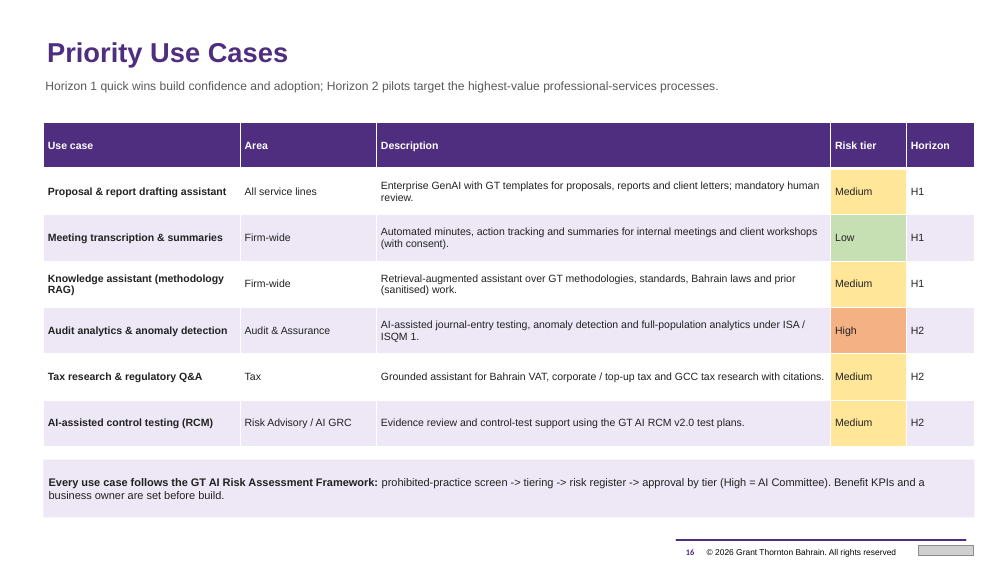
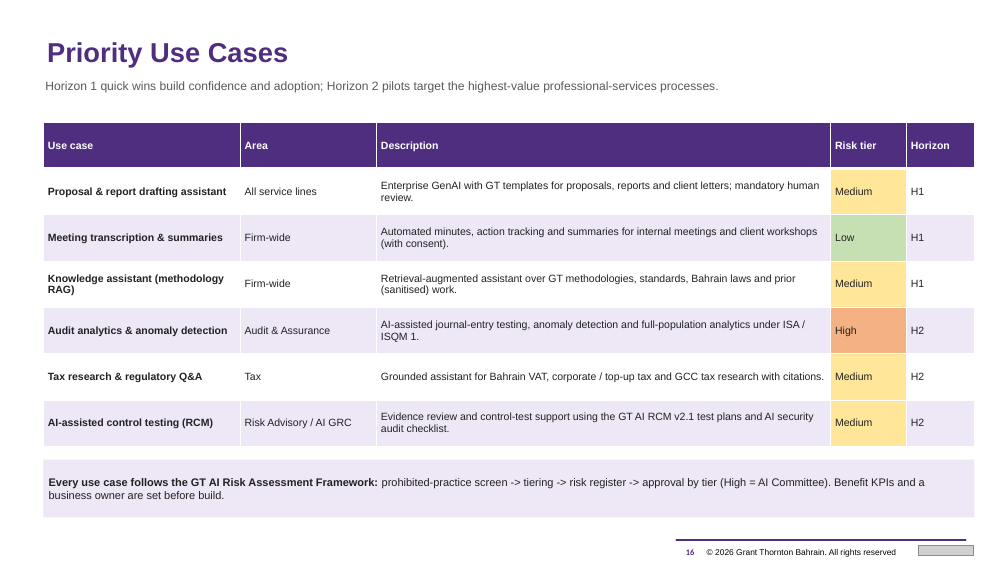
Before and after one commit to mahekdevangtrivedi-wq/GT-AI-Service-Line, a slide deck: slide 16 of 02_AI_Strategy_and_Roadmap/GT_Bahrain_AI_Strategy_and_Roadmap_2026-2028.pptx. Drawn at 1008x567 pixels with LibreOffice and Linux fonts; fonts in the diff are those of the drawing; grey boxes stand for pictures. Boxes give left, top, right and bottom in pixels: in the first picture for what was removed or moved away, otherwise in the second. Text is boxed around its words. In the diff, an @@ line names an element or a change of style, - is before the commit and + after.

```diff
--- a/02_AI_Strategy_and_Roadmap/GT_Bahrain_AI_Strategy_and_Roadmap_2026-2028.pptx
+++ b/02_AI_Strategy_and_Roadmap/GT_Bahrain_AI_Strategy_and_Roadmap_2026-2028.pptx
@@ table at box(43, 123, 974, 447) @@
-row 7, column 3: Evidence review and control-test support using the GT AI RCM v2.0 test plans.
+row 7, column 3: Evidence review and control-test support using the GT AI RCM v2.1 test plans and AI security audit checklist.
```
Also in this commit, not shown: 13 other slides changed, 2 slides added, 25 other files.
